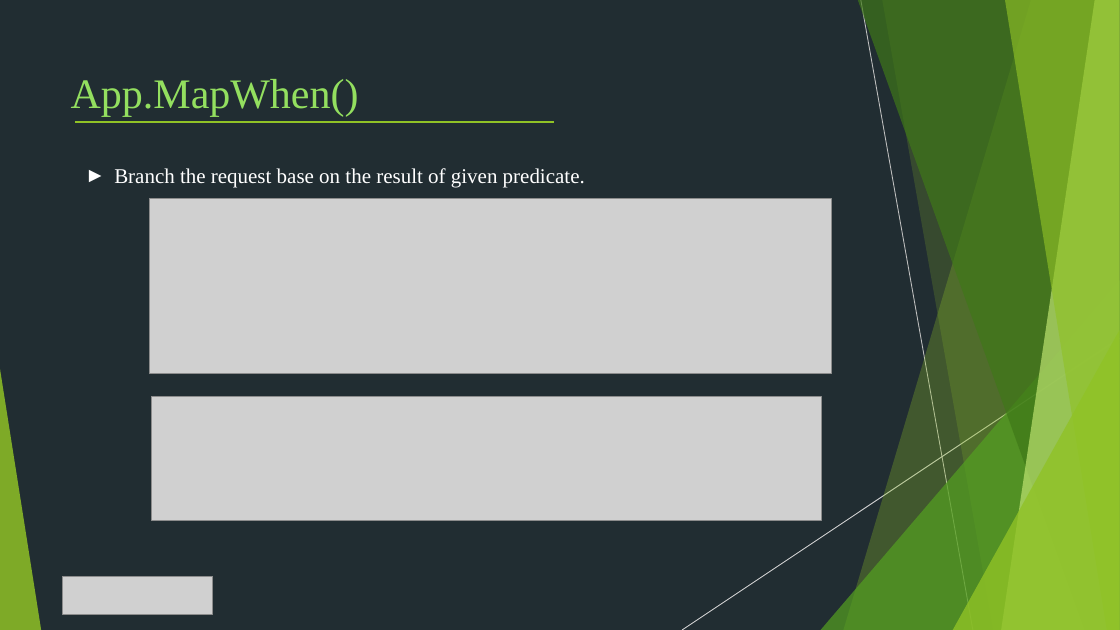
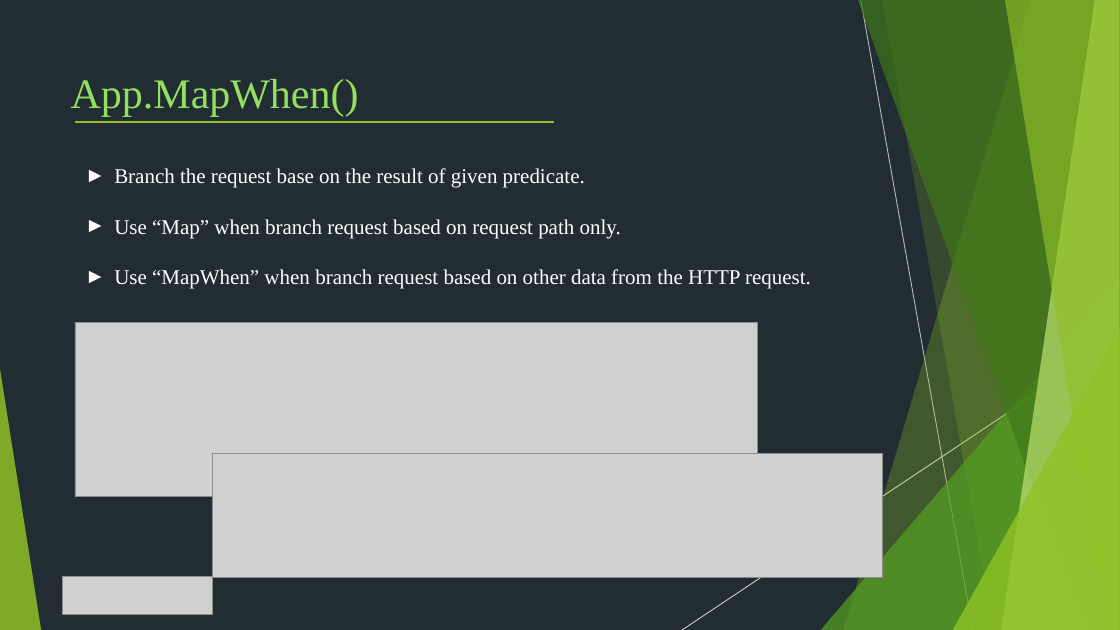
Before and after one commit to Chien-Do/Middleware-Filter, a slide deck: slide 12 of Middleware/Middleware.pptx. Drawn at 1120x630 pixels with LibreOffice and Linux fonts; fonts in the diff are those of the drawing; grey boxes stand for pictures. Boxes give left, top, right and bottom in pixels: in the first picture for what was removed or moved away, otherwise in the second. Text is boxed around its words. In the diff, an @@ line names an element or a change of style, - is before the commit and + after.

```diff
--- a/Middleware/Middleware.pptx
+++ b/Middleware/Middleware.pptx
@@ text at [114,219,811,289]: paragraphs added @@
+► Use “Map” when branch request based on request path only.
+► Use “MapWhen” when branch request based on other data from the HTTP request.
@@ picture: place and size @@
-picture at [149,199,832,374]
+picture at [75,323,758,497]
@@ picture: place and size @@
-picture at [151,397,822,521]
+picture at [213,454,883,578]
```
Also in this commit, not shown: 3 other slides changed, 3 slides added, 2 slides removed, 6 other files.
